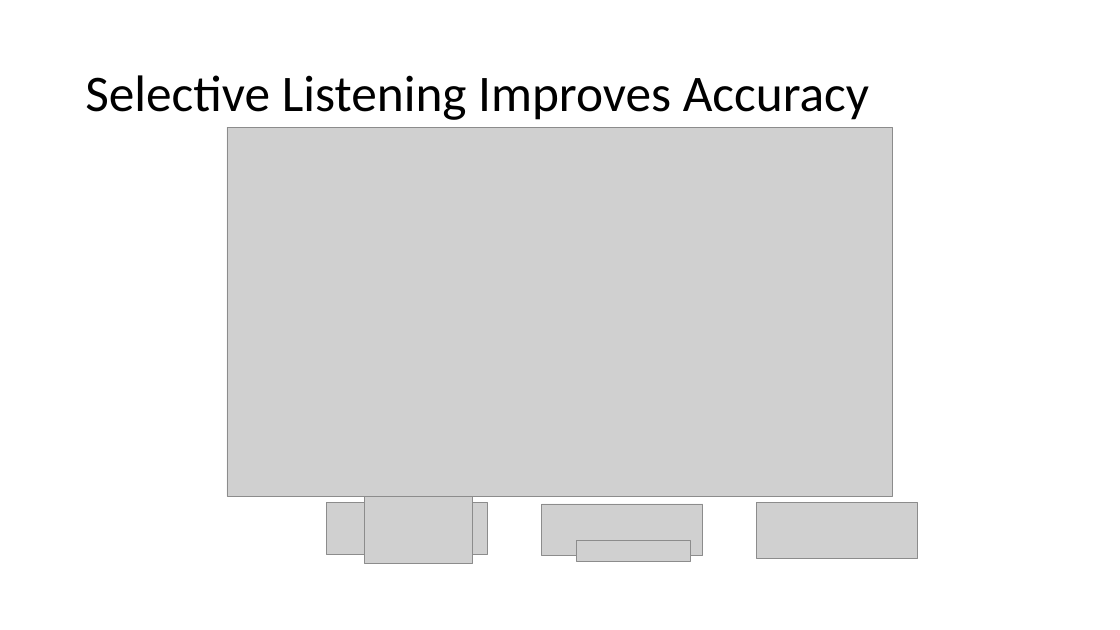
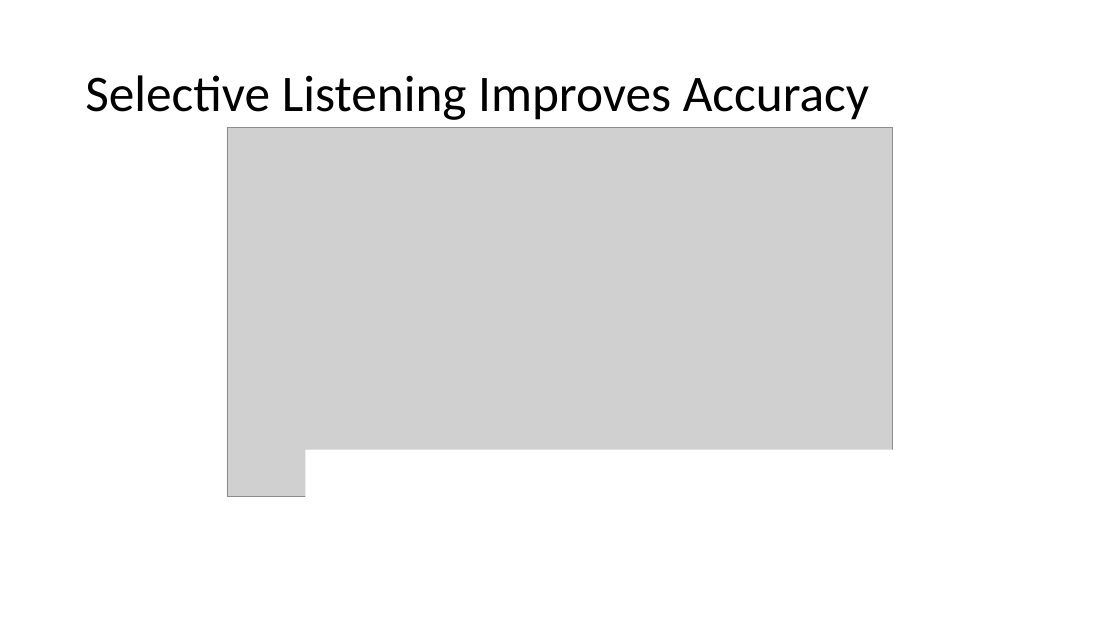
Before and after one commit to haberdashPI/german_track, a slide deck: slide 36 of presentations/ARO_2021/adapting_auditory_attention.pptx. Drawn at 1120x630 pixels with LibreOffice and Linux fonts; fonts in the diff are those of the drawing; grey boxes stand for pictures. Boxes give left, top, right and bottom in pixels: in the first picture for what was removed or moved away, otherwise in the second. Text is boxed around its words. In the diff, an @@ line names an element or a change of style, - is before the commit and + after.

```diff
--- a/presentations/ARO_2021/adapting_auditory_attention.pptx
+++ b/presentations/ARO_2021/adapting_auditory_attention.pptx
@@ rectangle added at bbox=[306, 450, 991, 615], fill #FFFFFF @@
@@ group removed at bbox=[327, 497, 918, 564]: 5 pictures @@
```
Also in this commit, not shown: 5 other slides changed, 11 slides added.
